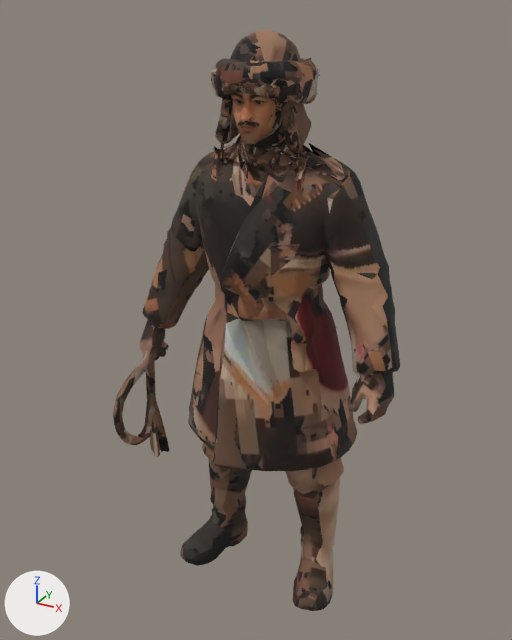
What one commit did to the glTF model public/assets/nalati/models/people/faces-paint/herder-dauren.gen.glb.
Rendered twice from a 50 mm camera at (0.977, -1.83, 1.901) aimed at (-0.034, 0.009, 0.981). Arrows for +X, +Y and +Z are at lower left; the lights stay in place. The picture after the commit comes second. Where no turn or scale is listed for an object, it has been applied to the vertices. Vertices at exactly the same position are counted once.

The scene before the commit, as lines of its bpy script (objects in view):
```python
me_herder_dauren_raw = bpy.data.meshes.new('herder-dauren.raw')
me_herder_dauren_raw.from_pydata(...)  # 4646 vertices, 9108 faces; spans x -0.46..0.46, y -0.24..0.24, z -0.92..0.92
me_herder_dauren_raw.materials.append(mat_atlas_001)  # picture img_atlas
ob_herder_dauren_raw = bpy.data.objects.new('herder-dauren.raw', me_herder_dauren_raw)
ob_herder_dauren_raw.location = (0.0, 0.0, 0.925)
```
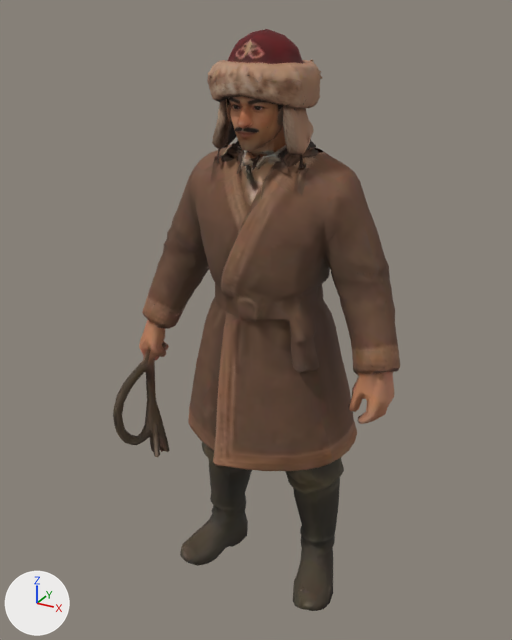
Location of each change, [x1, y1, x2, y2] in pixels of the pictures (512 x 640 px; the box of a moved part takes in the faces that stretch with it):
```json
{"part": 1, "of": "me_herder_dauren_raw", "change": "moved or reshaped", "before": [211, 38, 338, 179], "after": [207, 38, 338, 187]}
{"part": 2, "of": "me_herder_dauren_raw", "change": "surface changed", "before": [113, 29, 400, 611], "after": [113, 29, 400, 611]}
```

The change, as JSON lines over the scene's bpy script:
```json
{"block": "me_herder_dauren_raw", "where": "# used by ob_herder_dauren_raw; location = (0.0, 0.0, 0.925)"}
{"op": "remove", "block": "me_herder_dauren_raw", "code": "me_herder_dauren_raw.from_pydata(...)  # 4646 vertices, 9108 faces; spans x -0.46..0.46, y -0.24..0.24, z -0.92..0.92"}
{"op": "add", "block": "me_herder_dauren_raw", "code": "me_herder_dauren_raw.from_pydata(...)  # 4629 vertices, 9112 faces; spans x -0.46..0.46, y -0.24..0.24, z -0.92..0.92"}
{"block": "me_herder_dauren_raw", "change": "me_herder_dauren_raw part 1: 616 vertices moved from x -0.13..0.15, y -0.16..0.14, z 0.55..0.89 to x -0.14..0.15, y -0.17..0.15, z 0.55..0.89; 1233 vertices removed from x -0.17..0.19, y -0.16..0.14, z 0.57..0.88; 1216 vertices added at x -0.14..0.16, y -0.17..0.15, z 0.55..0.87"}
{"block": "me_herder_dauren_raw", "change": "me_herder_dauren_raw part 2: 5557 kept faces spanning x -0.46..0.46, y -0.24..0.24, z -0.92..0.92 get new texture (UV) coordinates"}
```
